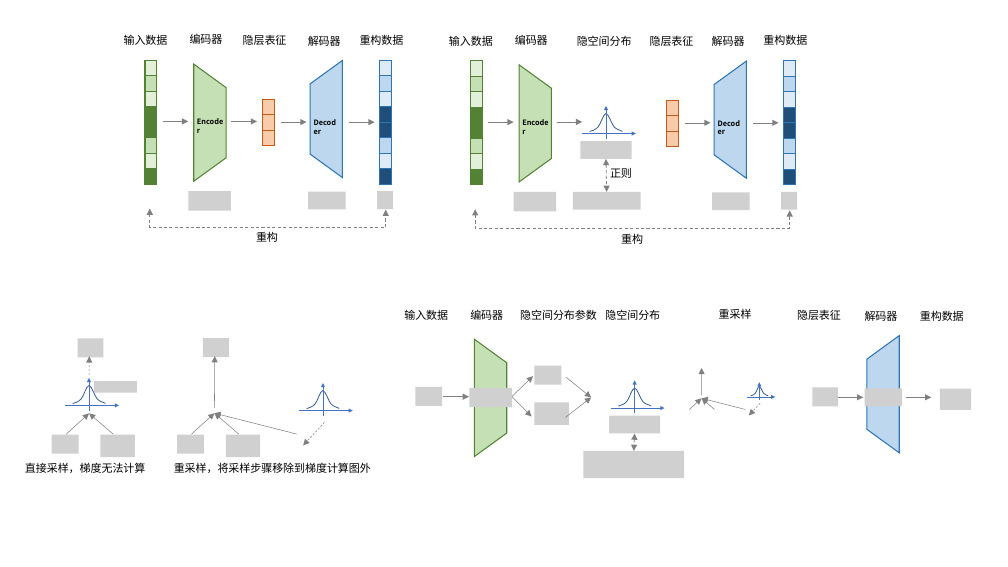
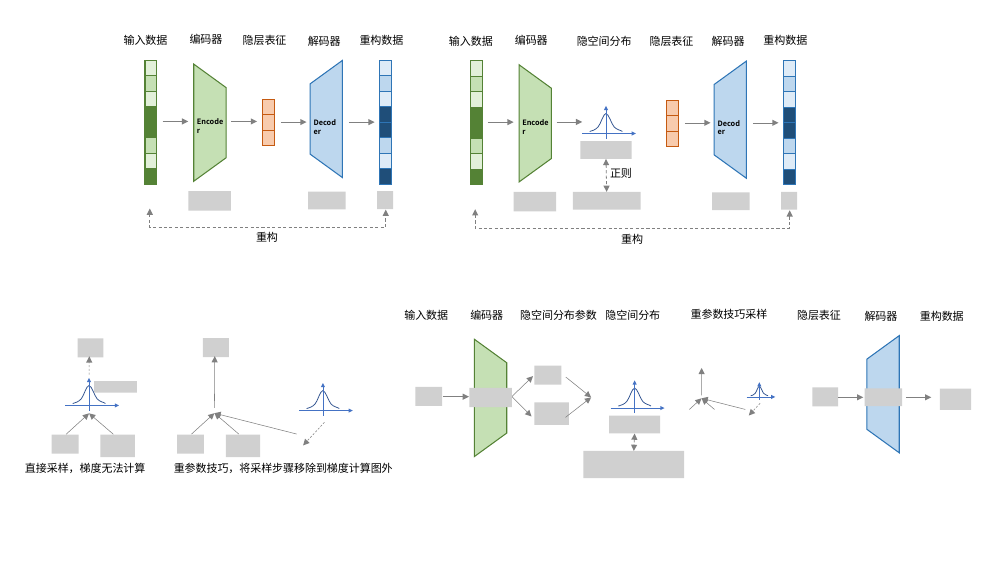
Before and after one commit to isLouisHsu/resource, a slide deck: slide 1 of blog_resource/_posts/变分自编码器(Variational AutoEncoder)/vae.pptx. Drawn at 1008x567 pixels with LibreOffice and Linux fonts; fonts in the diff are those of the drawing; grey boxes stand for pictures; background and template pictures are left out. Boxes give left, top, right and bottom in pixels: in the first picture for what was removed or moved away, otherwise in the second. Text is boxed around its words. In the diff, an @@ line names an element or a change of style, - is before the commit and + after.

```diff
--- a/blog_resource/_posts/变分自编码器(Variational AutoEncoder)/vae.pptx
+++ b/blog_resource/_posts/变分自编码器(Variational AutoEncoder)/vae.pptx
@@ text at (691,308,768,319): text changed @@
-重采样
+重参数技巧采样
@@ text at (174,462,393,473): text changed @@
-重采样，将采样步骤移除到梯度计算图外
+重参数技巧，将采样步骤移除到梯度计算图外
```
Also in this commit, not shown: 2 other files.
